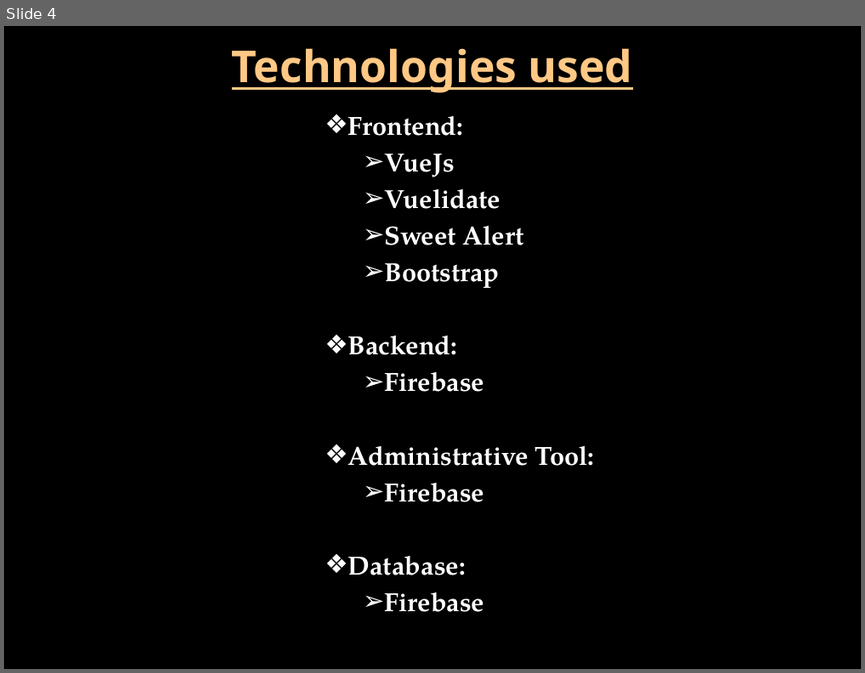
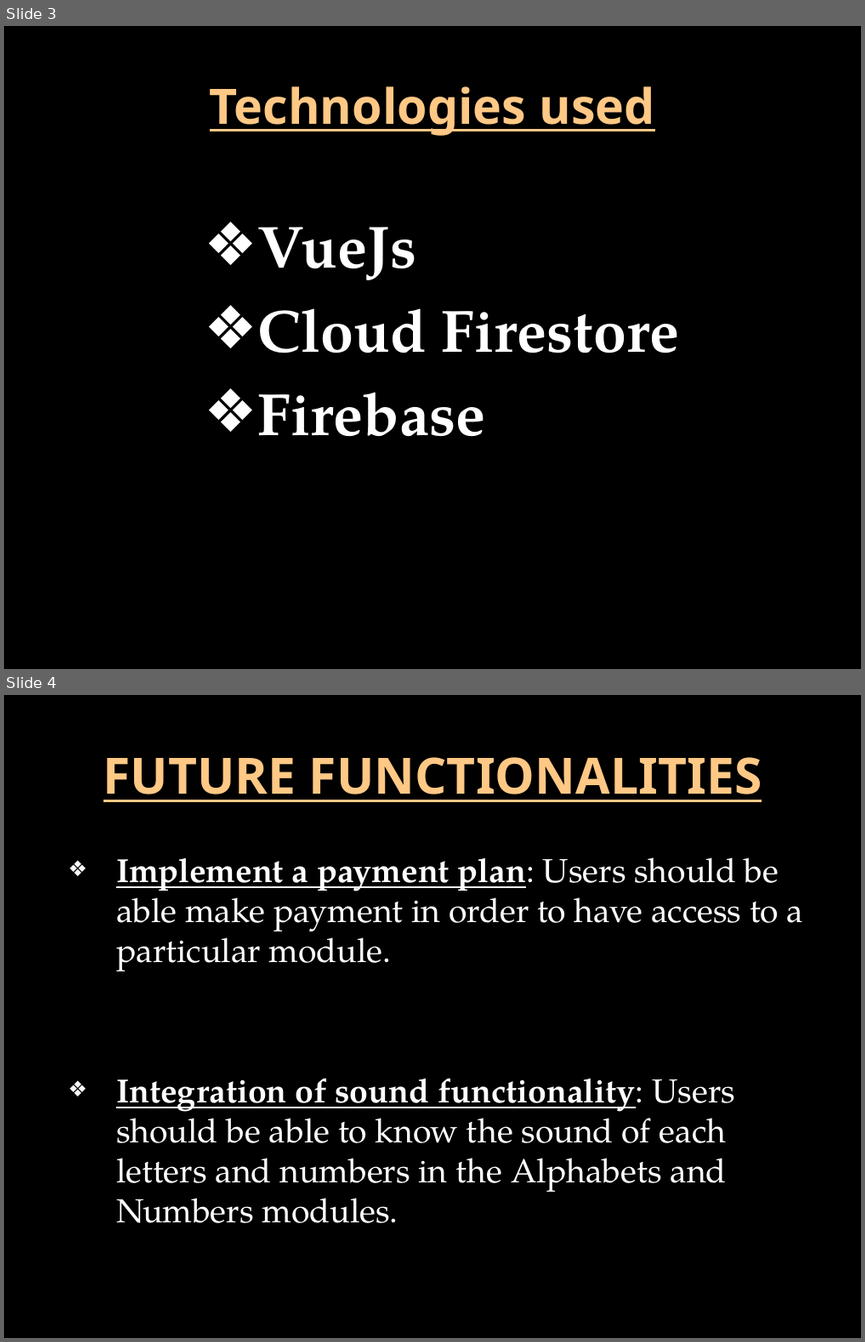
Before and after one commit to kazmanbanj/LearnNow, a slide deck: Proposal/LearnNow-Proposal.pptx. Shown one above the other, each under a label of ours: slide 4 before the commit, slides 3 and 4 after it. The pictures are 865x673 and 865x1342 pixels, drawn with LibreOffice and Linux fonts; fonts in the diff are those of the drawing; background and template pictures are left out. Boxes give left, top, right and bottom in pixels: in the first picture for what was removed or moved away, otherwise in the second. Text is boxed around its words. In the diff, an @@ line names an element or a change of style, - is before the commit and + after.

```diff
--- a/Proposal/LearnNow-Proposal.pptx
+++ b/Proposal/LearnNow-Proposal.pptx
@@ slide 4 added at [4, 695, 861, 1338], background picture (left out) @@
@@ title added at [103, 757, 762, 802], 42 pt, text gradient #FFC985 to #FFC06A, bold, underline @@
+FUTURE FUNCTIONALITIES
@@ text added at [116, 857, 804, 1223], 28 pt, text #FFFFFF @@
+❖ Implement a payment plan: Users should be able make payment in order to have access to a particular module.
+❖ Integration of sound functionality: Users should be able to know the sound of each letters and numbers in the Alphabets and Numbers modules.
@@ what was slide 4 is now slide 3 @@
@@ slide 3 changed as well @@
@@ title "Technologies used" at [210, 86, 654, 136]: size 36.9 to 41 pt @@
@@ text at [348, 116, 463, 136]: paragraph removed @@
-          ❖ Frontend:
@@ text "VueJs": place and size @@
-text "VueJs" at [348, 116, 595, 612]
+text "VueJs" at [258, 227, 679, 437]
@@ text at [258, 227, 486, 437]: size 22 to 50 pt in "VueJs", "Firebase"; bullet ➢ to ❖; list level 8 to 5 in "VueJs"; list level 8 to 5 in "Firebase" @@
@@ text at [258, 308, 679, 353]: text changed; size 22 to 50 pt @@
-              ➢ Vuelidate
-              ➢ Sweet Alert
-              ➢ Bootstrap
-          ❖ Backend:
+        ❖ Cloud Firestore
@@ text at [348, 446, 595, 612]: paragraphs removed @@
-          ❖ Administrative Tool:
-              ➢ Firebase
-          ❖ Database:
-              ➢ Firebase
```
Also in this commit, not shown: 1 other slide changed, 1 other slide added, 5 slides removed, 15 other files.
